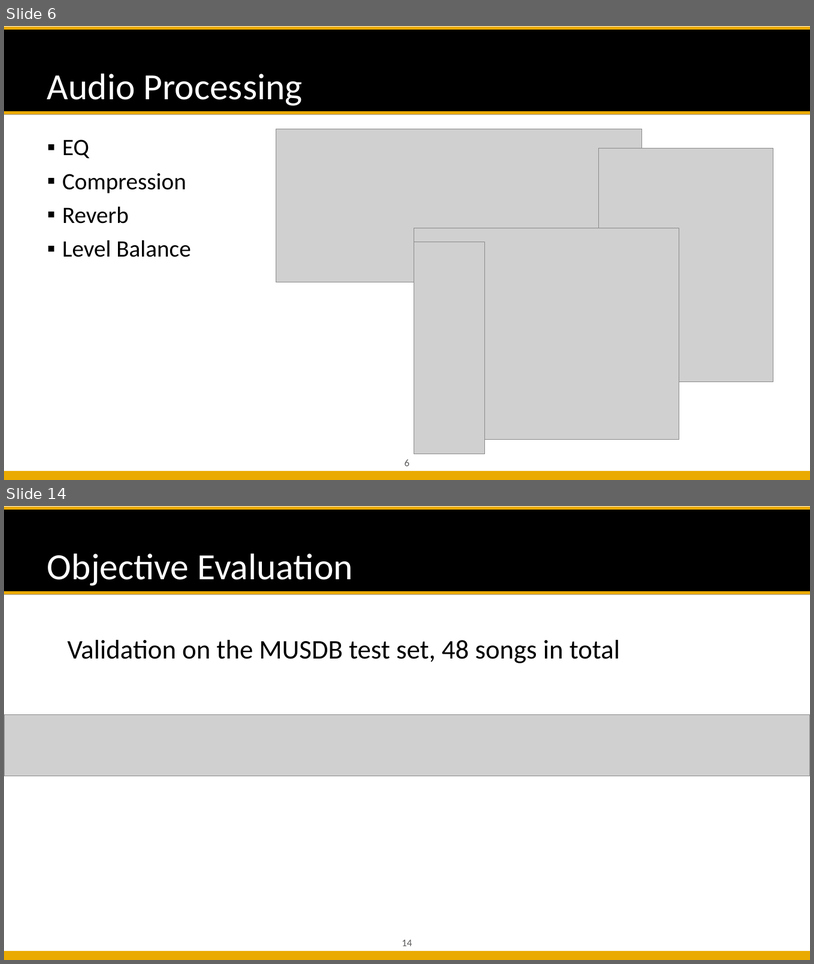
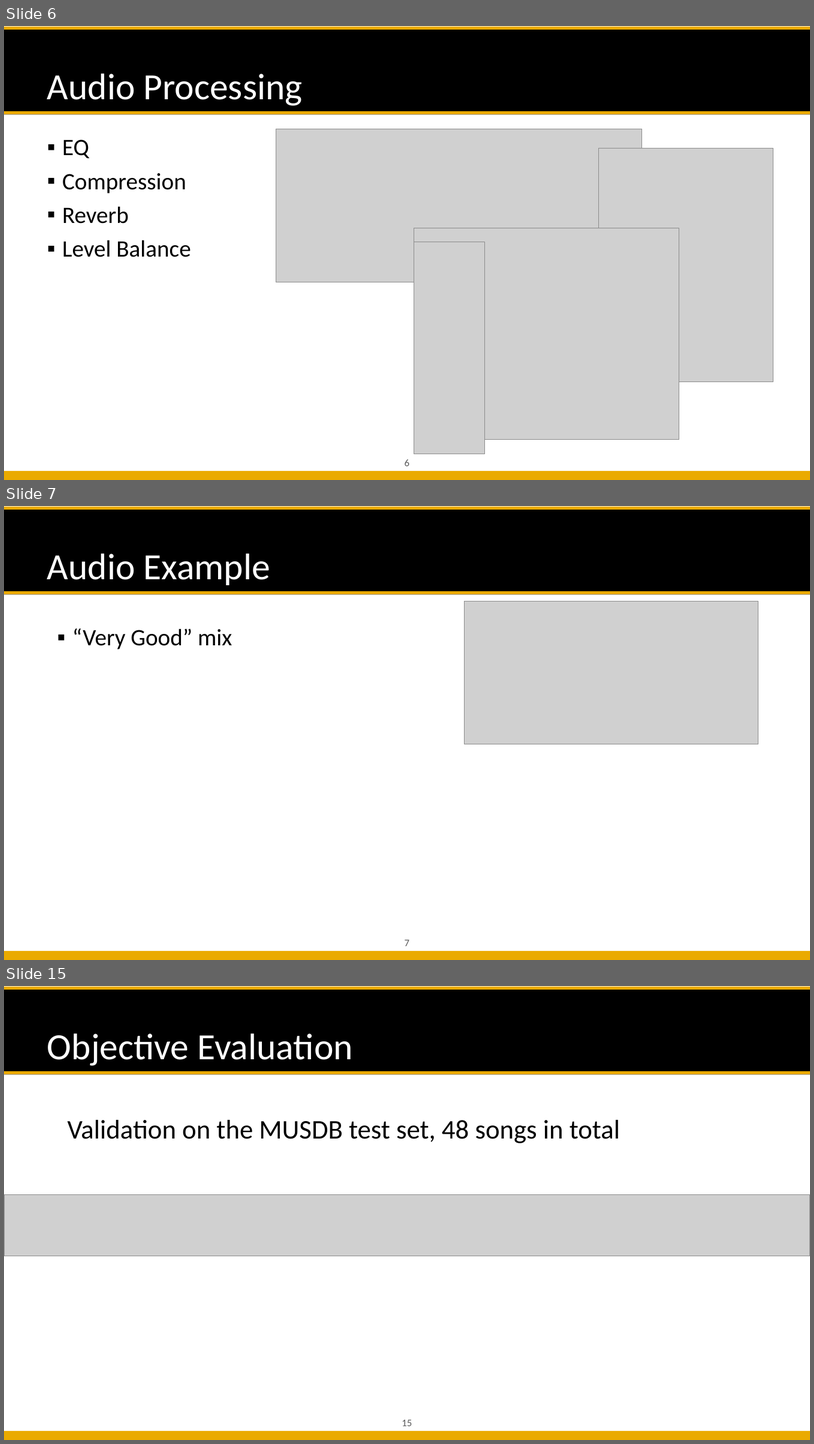
Before and after one commit to likelian/Lab_spring2022, a slide deck: doc/PPT_final/ Automatic Mixing.pptx. Shown one above the other, each under a label of ours: slides 6 and 14 before the commit, slides 6, 7 and 15 after it; the slides between them are not shown. The pictures are 814x964 and 814x1444 pixels, drawn with LibreOffice and Linux fonts; fonts in the diff are those of the drawing; grey boxes stand for pictures; background and template pictures are left out. Boxes give left, top, right and bottom in pixels: in the first picture for what was removed or moved away, otherwise in the second. Text is boxed around its words. In the diff, an @@ line names an element or a change of style, - is before the commit and + after.

```diff
--- a/doc/PPT_final/ Automatic Mixing.pptx
+++ b/doc/PPT_final/ Automatic Mixing.pptx
@@ slide 7 added at (4, 506, 810, 960), background #FFFFFF; not listed: 5 template elements that a slide beside it also shows @@
@@ title added at (47, 553, 270, 585), 44 pt, text #FFFFFF @@
+Audio Example
@@ picture added at (465, 601, 759, 744) @@
@@ text added at (72, 628, 232, 649), 28 pt, text #000000 @@
+▪ “Very Good” mix
@@ what was slide 14 is now slide 15 @@
@@ page number at (402, 1419, 412, 1426): text changed @@
-14
+15
```
Also in this commit, not shown: 7 slides changed, 1 other slide added, 1 slide removed, 8 other files.
